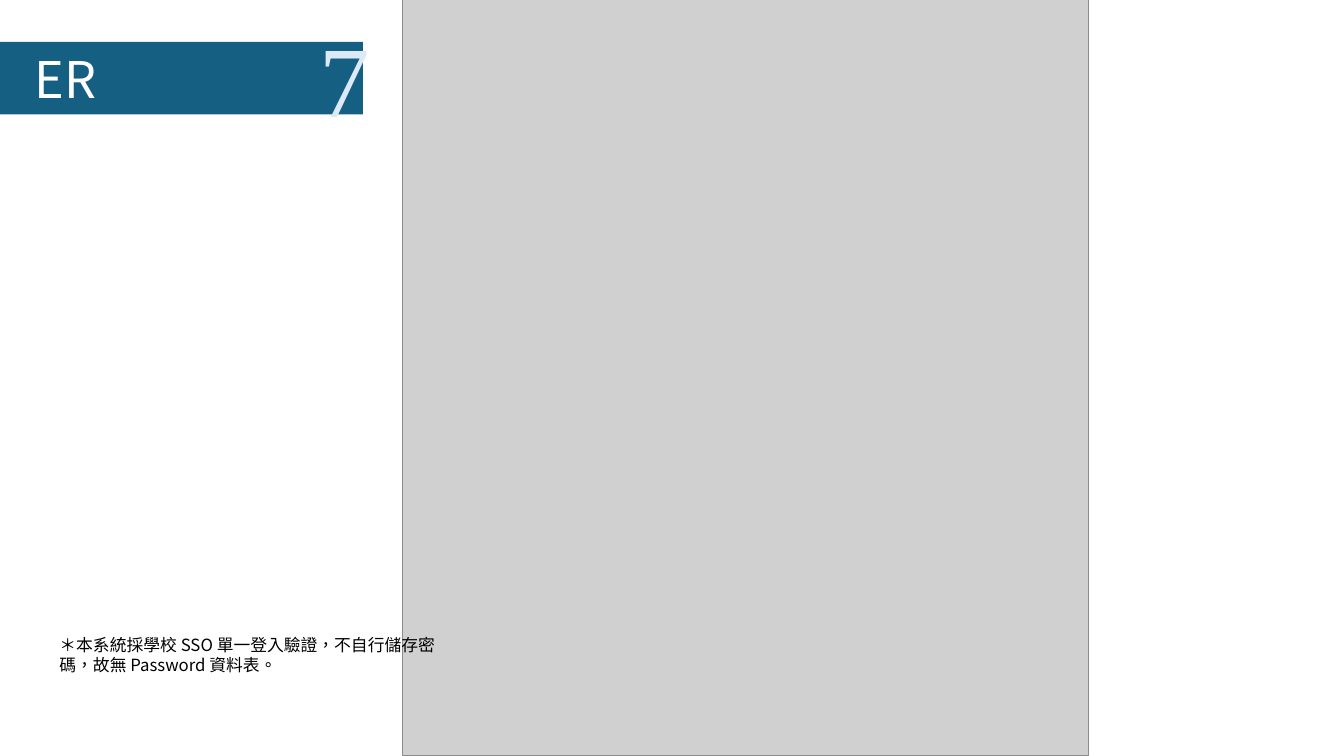
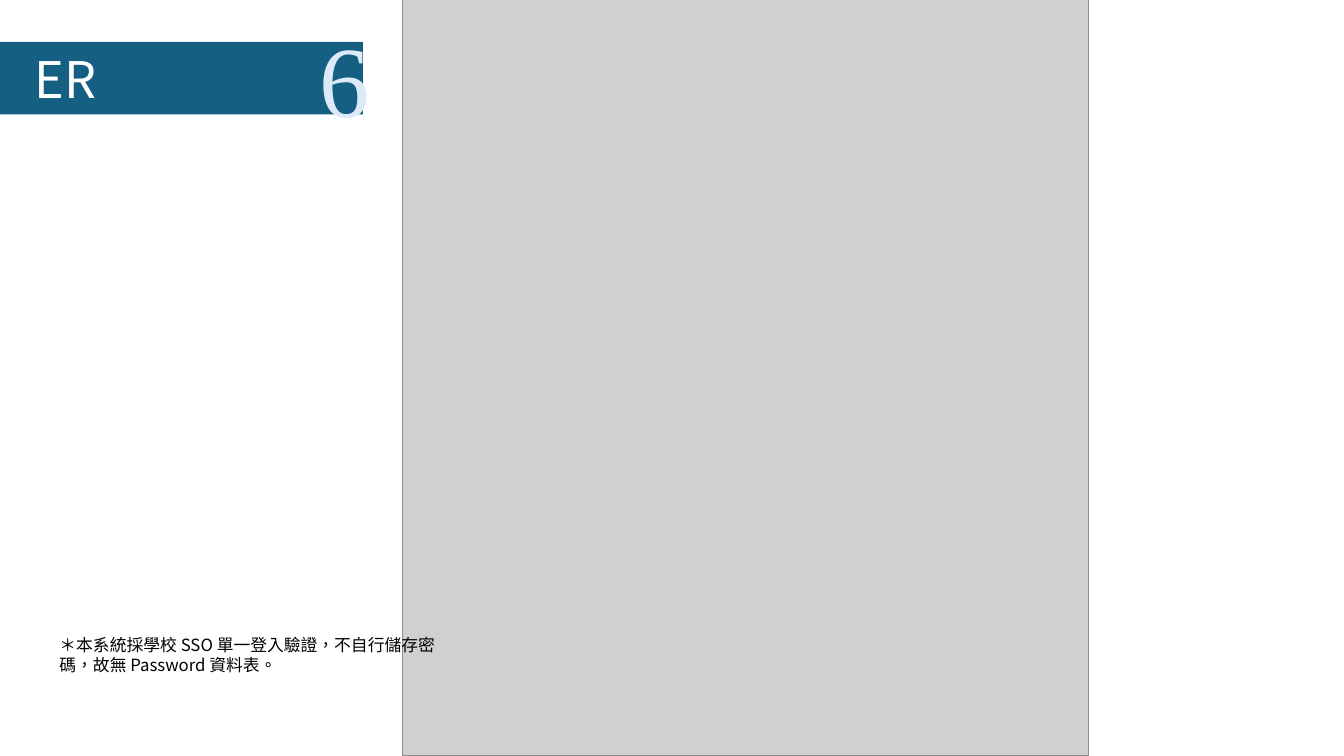
Before and after one commit to LazyEmotionO/NFU_DATABASE, a slide deck: slide 16 of 第四組_資料庫系統期末Part II簡報.pptx. Drawn at 1344x756 pixels with LibreOffice and Linux fonts; fonts in the diff are those of the drawing; grey boxes stand for pictures. Boxes give left, top, right and bottom in pixels: in the first picture for what was removed or moved away, otherwise in the second. Text is boxed around its words. In the diff, an @@ line names an element or a change of style, - is before the commit and + after.

```diff
--- a/第四組_資料庫系統期末Part II簡報.pptx
+++ b/第四組_資料庫系統期末Part II簡報.pptx
@@ text at (320,42,370,115): text changed @@
-7
+6
```
Also in this commit, not shown: 13 other slides changed, 1 slide added.
